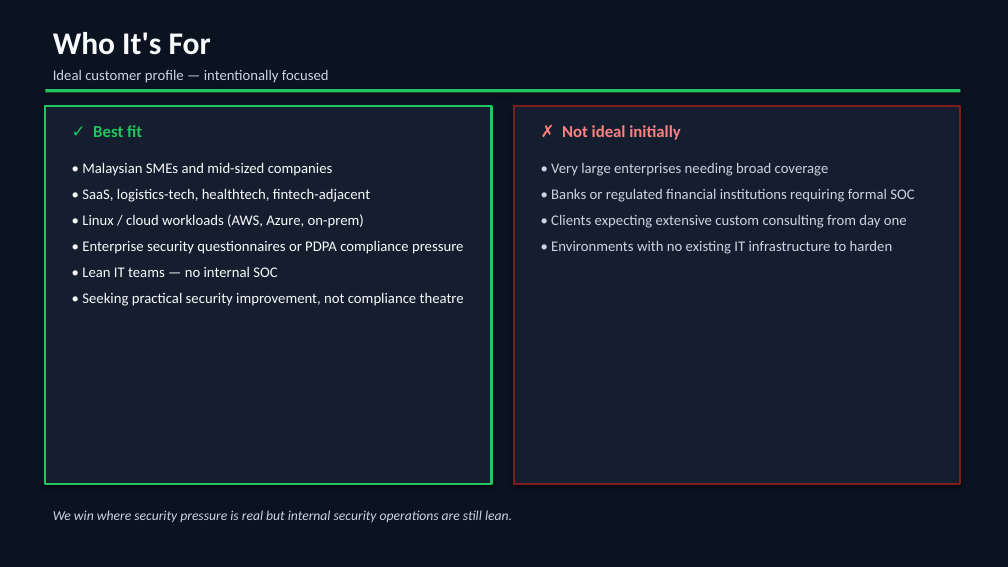
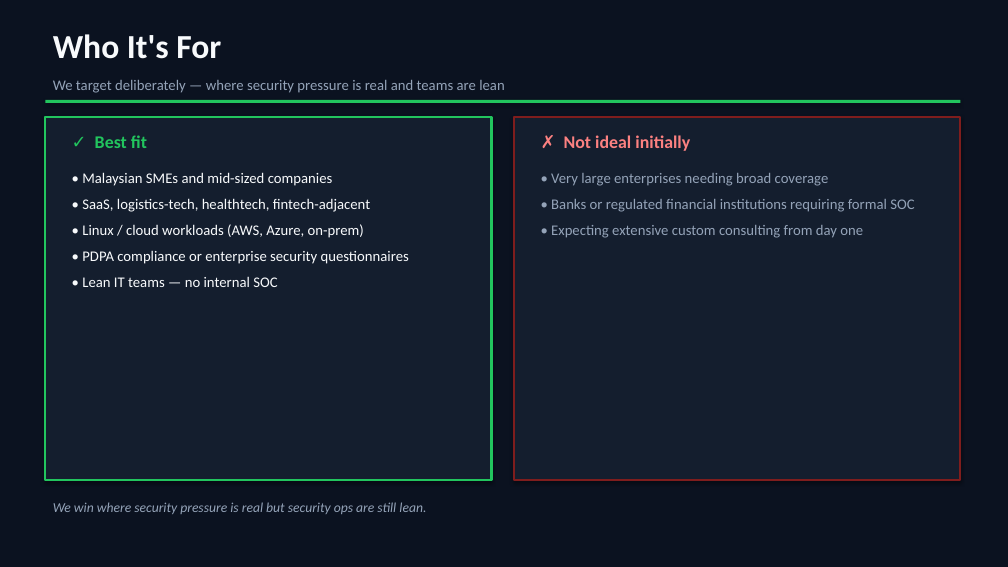
Before and after one commit to joseph118789-max/sentinel-ops, a slide deck: slide 4 of sales/Sentinel_Ops_Sales_Deck.pptx. Drawn at 1008x567 pixels with LibreOffice and Linux fonts; fonts in the diff are those of the drawing. Boxes give left, top, right and bottom in pixels: in the first picture for what was removed or moved away, otherwise in the second. Text is boxed around its words. In the diff, an @@ line names an element or a change of style, - is before the commit and + after.

```diff
--- a/sales/Sentinel_Ops_Sales_Deck.pptx
+++ b/sales/Sentinel_Ops_Sales_Deck.pptx
@@ text "Who It's For" at (53,34,221,59): size 30 to 32 pt @@
@@ text at (53,80,504,93): text changed; text colour #CBD5E1 to #94A3B8 @@
-Ideal customer profile — intentionally focused
+We target deliberately — where security pressure is real and teams are lean
@@ 2 texts, 1 rectangle: place and size @@
-2 texts, 1 rectangle at (45,89,960,140)
+2 texts, 1 rectangle at (45,100,960,151)
@@ rectangle: place and size @@
-rectangle at (45,106,492,484)
+rectangle at (45,117,492,480)
@@ rectangle: place and size @@
-rectangle at (514,106,960,484)
+rectangle at (514,117,960,480)
@@ text "✓ Best fit" at (95,135,147,148): size 16 to 17 pt @@
@@ text "✗ Not ideal initially" at (564,135,690,151): size 16 to 17 pt @@
@@ text "• Malaysian SMEs and mid-sized ...": place and size @@
-text "• Malaysian SMEs and mid-sized ..." at (82,162,464,306)
+text "• Malaysian SMEs and mid-sized ..." at (82,172,409,287)
@@ text "• Very large enterprises needing ...": place and size @@
-text "• Very large enterprises needing ..." at (551,163,914,254)
+text "• Very large enterprises needing ..." at (551,173,914,238)
@@ text at (551,173,914,212): text colour #CBD5E1 to #94A3B8 in "• Very large enterprises needing broad coverage", "• Banks or regulated financial institutions requiring ..." @@
@@ text at (551,225,863,238): text changed; text colour #CBD5E1 to #94A3B8 @@
-• Clients expecting extensive custom consulting from day one
-• Environments with no existing IT infrastructure to harden
+• Expecting extensive custom consulting from day one
@@ text at (82,251,409,264): text changed @@
-• Enterprise security questionnaires or PDPA compliance pressure
+• PDPA compliance or enterprise security questionnaires
@@ text at (82,292,464,306): paragraph removed @@
-• Seeking practical security improvement, not compliance theatre
@@ text at (53,502,426,514): text changed; text colour #CBD5E1 to #94A3B8 @@
-We win where security pressure is real but internal security operations are still lean.
+We win where security pressure is real but security ops are still lean.
```
Also in this commit, not shown: 8 other slides changed.
